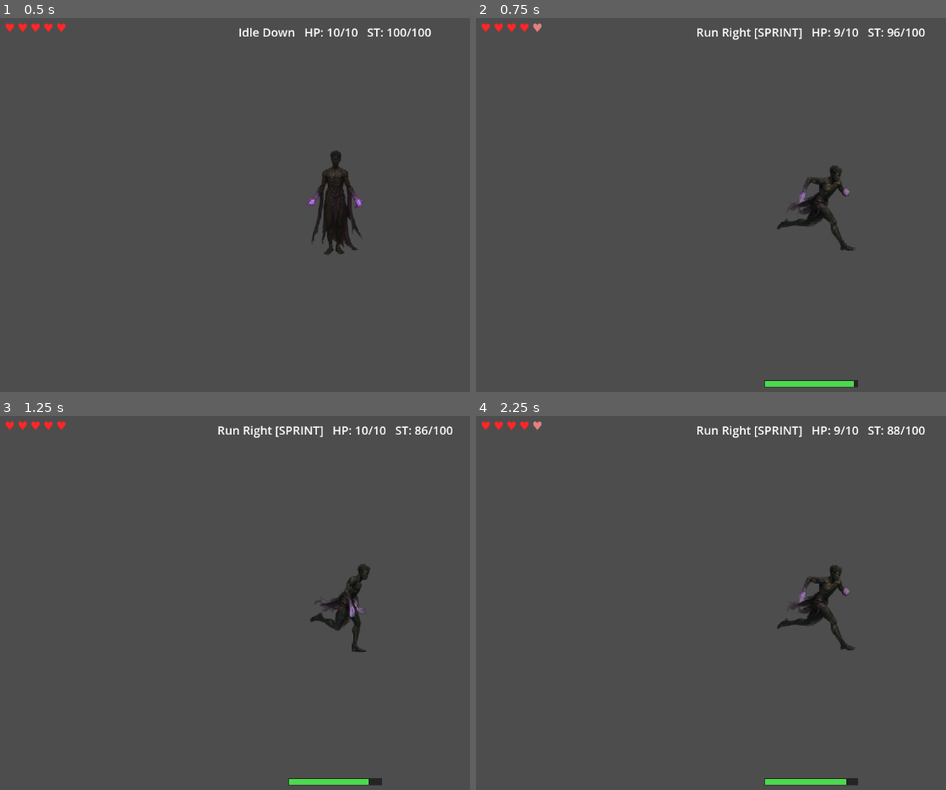
Above: before the commit, frames 1-4 (two rows, left to right).
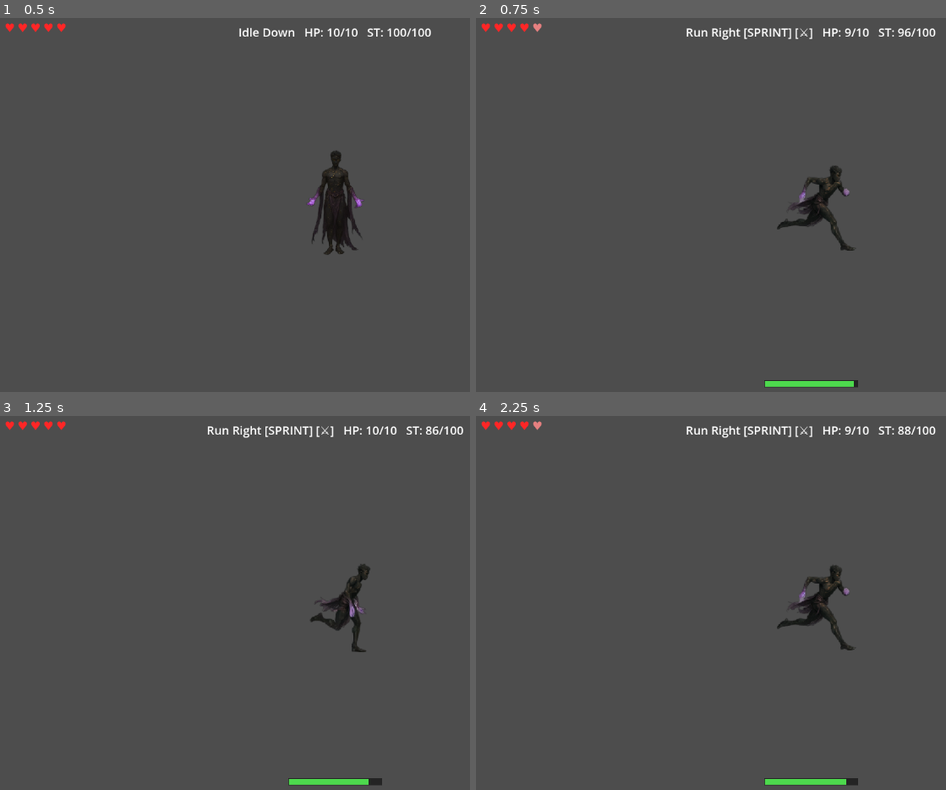
Above: after the commit, the same moments.

Repository: Heathclifffs/Maleck_2d
Game: Godot game, scene res://scenes/main.tscn
Same seed, same stepped clock (60 frames per second), same inputs: the game is played once before the commit and once after it.
Inputs:
- Up to frame 1 (0.5 s): no input
- Up to frame 2 (0.75 s): tap Enter (ui_accept) at 0.5 s; hold D (move_right) from 0.53 s (still down); hold Shift (sprint) from 0.53 s (still down)
- Up to frame 3 (1.25 s): keep holding D (move_right); keep holding Shift (sprint); tap Enter (ui_accept) at 0.77 s; tap Tab (toggle_combat, bound only after the commit) at 0.8 s
- Up to frame 4 (2.25 s): release D (move_right) at 1.28 s; release Shift (sprint) at 1.28 s; hold S (move_down) 1.28-2.03 s; tap Tab (toggle_combat, bound only after the commit) at 1.35 s; tap Enter (ui_accept) at 1.52 s; tap Shift (sprint) at 1.55 s; hold D (move_right) from 2.03 s (still down); hold Shift (sprint) from 2.03 s (still down)

Frame 1 is identical in both runs. In frame 2, 0.8% of the frame differs, in the area x 44-98%, y 2-6%; in frame 3, 0.8%, in the area x 44-99%, y 2-6%; in frame 4, 0.8%.

Commit message:
riale mouvement okay mouvement diagonaux

Diff:
--- a/scripts/main.gd
+++ b/scripts/main.gd
@@ -14,10 +14,11 @@
 
 func _process(_delta: float):
     var dir_name: String = riale.direction.capitalize().replace("_", " ")
-    var state_names := {0: "Idle", 1: "Walk", 2: "Run"}
+    var state_names := {0: "Idle", 1: "Walk", 2: "Run", 3: "Combat"}
     var state_name: String = state_names.get(riale.state, "?")
     var sprint_tag := " [SPRINT]" if riale.is_sprinting else ""
-    info.text = state_name + " " + dir_name + sprint_tag + hp_text + stamina_text
+    var combat_tag := " [⚔]" if riale.combat_mode else ""
+    info.text = state_name + " " + dir_name + sprint_tag + combat_tag + hp_text + stamina_text
 
     if Input.is_action_just_pressed("ui_accept"):
         riale.get_node("Health").take_damage(1)
--- a/scripts/riale.gd
+++ b/scripts/riale.gd
@@ -1,12 +1,14 @@
 extends CharacterBody2D
 
-enum State { IDLE, WALK, RUN }
+enum State { IDLE, WALK, RUN, COMBAT_IDLE }
 
 const SPEED := 35.0
 const RUN_SPEED := 70.0
 const IDLE_FPS := 20.0
 const WALK_FPS := 24.0
 const RUN_FPS := 35.0
+const COMBAT_IDLE_FPS := 20.0
+const COMBAT_TIMEOUT := 3.0
 
 const DIRECTIONS := ["down", "down_left", "left", "up_left", "up", "up_right", "right", "down_right"]
 const IDLE_FILES := {
@@ -39,11 +41,23 @@
 	"up_left": "up_left_run.png",
 	"up_right": "up_right_run.png",
 }
+const COMBAT_IDLE_FILES := {
+	"down": "down_combat_idle.png",
+	"down_left": "down_left_combat_idle.png",
+	"down_right": "down_right_combat_idle.png",
+	"left": "left_combat_idle.png",
+	"right": "right_combat_idle.png",
+	"up": "up_combat_idle.png",
+	"up_left": "up_left_combat_idle.png",
+	"up_right": "up_right_combat_idle.png",
+}
 
 @onready var sprite := $Sprite as AnimatedSprite2D
 @onready var stamina := $Stamina
 
 var is_sprinting := false
+var combat_mode := false
+var combat_idle_timer := 0.0
 
 var state := State.IDLE
 var direction := "down"
@@ -75,6 +89,10 @@
 		InputMap.add_action("sprint")
 	_add_key("sprint", KEY_SHIFT)
 
+	if not InputMap.has_action("toggle_combat"):
+		InputMap.add_action("toggle_combat")
+	_add_key("toggle_combat", KEY_TAB)
+
 
 static func _add_key(action: String, keycode: Key):
 	var ev := InputEventKey.new()
@@ -87,6 +105,7 @@
 	_build_anim_set(sf, "idle_", "res://art/riale/idle/", IDLE_FILES, 4, 6, IDLE_FPS)
 	_build_anim_set(sf, "walk_", "res://art/riale/walk/", WALK_FILES, 4, 8, WALK_FPS)
 	_build_anim_set(sf, "run_", "res://art/riale/run/", RUN_FILES, 4, 8, RUN_FPS)
+	_build_anim_set(sf, "combat_idle_", "res://art/riale/combat_idle/", COMBAT_IDLE_FILES, 4, 8, COMBAT_IDLE_FPS)
 	sprite.sprite_frames = sf
 
 
@@ -128,7 +147,15 @@
 	return true
 
 
-func _physics_process(_delta: float):
+func _unhandled_input(event: InputEvent):
+	if event.is_action_pressed("toggle_combat"):
+		combat_mode = not combat_mode
+		combat_idle_timer = 0.0
+		if state == State.IDLE or state == State.COMBAT_IDLE:
+			_change_to(State.IDLE)
+
+
+func _physics_process(delta: float):
 	var input_dir := Vector2(
 		Input.get_axis("move_left", "move_right"),
 		Input.get_axis("move_up", "move_down")
@@ -145,22 +172,34 @@
 		move_and_slide()
 		if is_sprinting:
 			stamina.start_deplete()
+			combat_mode = true
+			combat_idle_timer = 0.0
 		else:
 			stamina.stop_deplete()
+		combat_idle_timer = 0.0
 	else:
 		stamina.stop_deplete()
-		if state != State.IDLE:
+		if state != State.IDLE and state != State.COMBAT_IDLE:
 			_change_to(State.IDLE)
 			velocity = Vector2.ZERO
+		combat_idle_timer += delta
+		if combat_mode and combat_idle_timer >= COMBAT_TIMEOUT:
+			combat_mode = false
+			if state == State.COMBAT_IDLE:
+				_change_to(State.IDLE)
 
 
 func _change_to(new_state: State):
 	state = new_state
 	var prefix := "idle_"
 	match state:
-		State.WALK: prefix = "walk_"
-		State.RUN:  prefix = "run_"
-		_:          prefix = "idle_"
+		State.WALK:        prefix = "walk_"
+		State.RUN:         prefix = "run_"
+		State.COMBAT_IDLE: prefix = "combat_idle_"
+		_:
+			prefix = "combat_idle_" if combat_mode else "idle_"
+			if combat_mode:
+				state = State.COMBAT_IDLE
 	var anim := prefix + direction
 	if sprite.animation != anim:
 		sprite.play(anim)
Binary file added: art/riale/combat_idle/down_combat_idle.png
Not shown, added: art/riale/combat_idle/down_combat_idle.png.import
Binary file added: art/riale/combat_idle/down_left_combat_idle.png
Not shown, added: art/riale/combat_idle/down_left_combat_idle.png.import
Binary file added: art/riale/combat_idle/down_right_combat_idle.png
Not shown, added: art/riale/combat_idle/down_right_combat_idle.png.import
Binary file added: art/riale/combat_idle/left_combat_idle.png
Not shown, added: art/riale/combat_idle/left_combat_idle.png.import
Binary file added: art/riale/combat_idle/right_combat_idle.png
Not shown, added: art/riale/combat_idle/right_combat_idle.png.import
Binary file added: art/riale/combat_idle/up_combat_idle.png
Not shown, added: art/riale/combat_idle/up_combat_idle.png.import
(and 6 more such lines)
